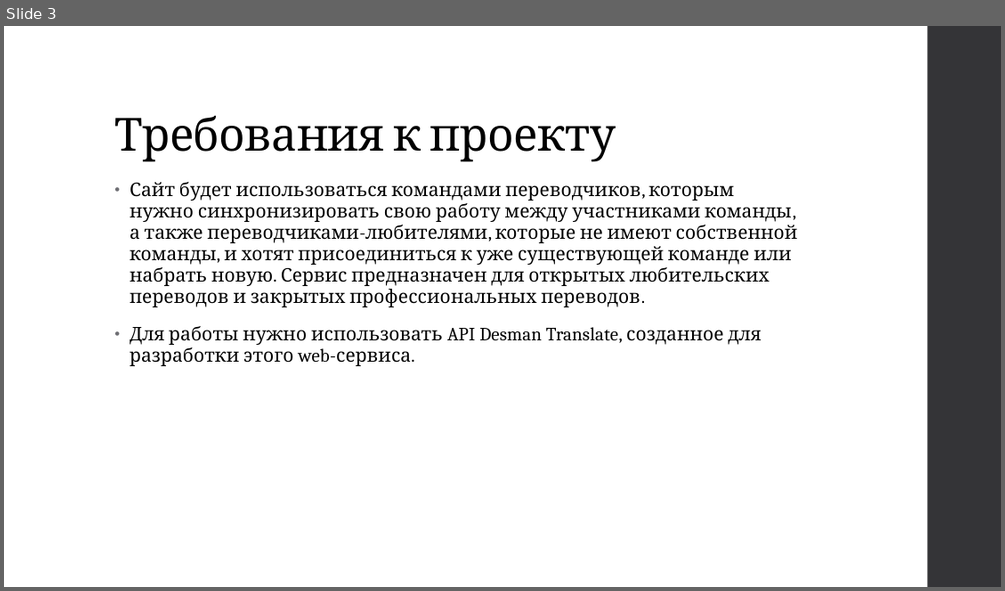
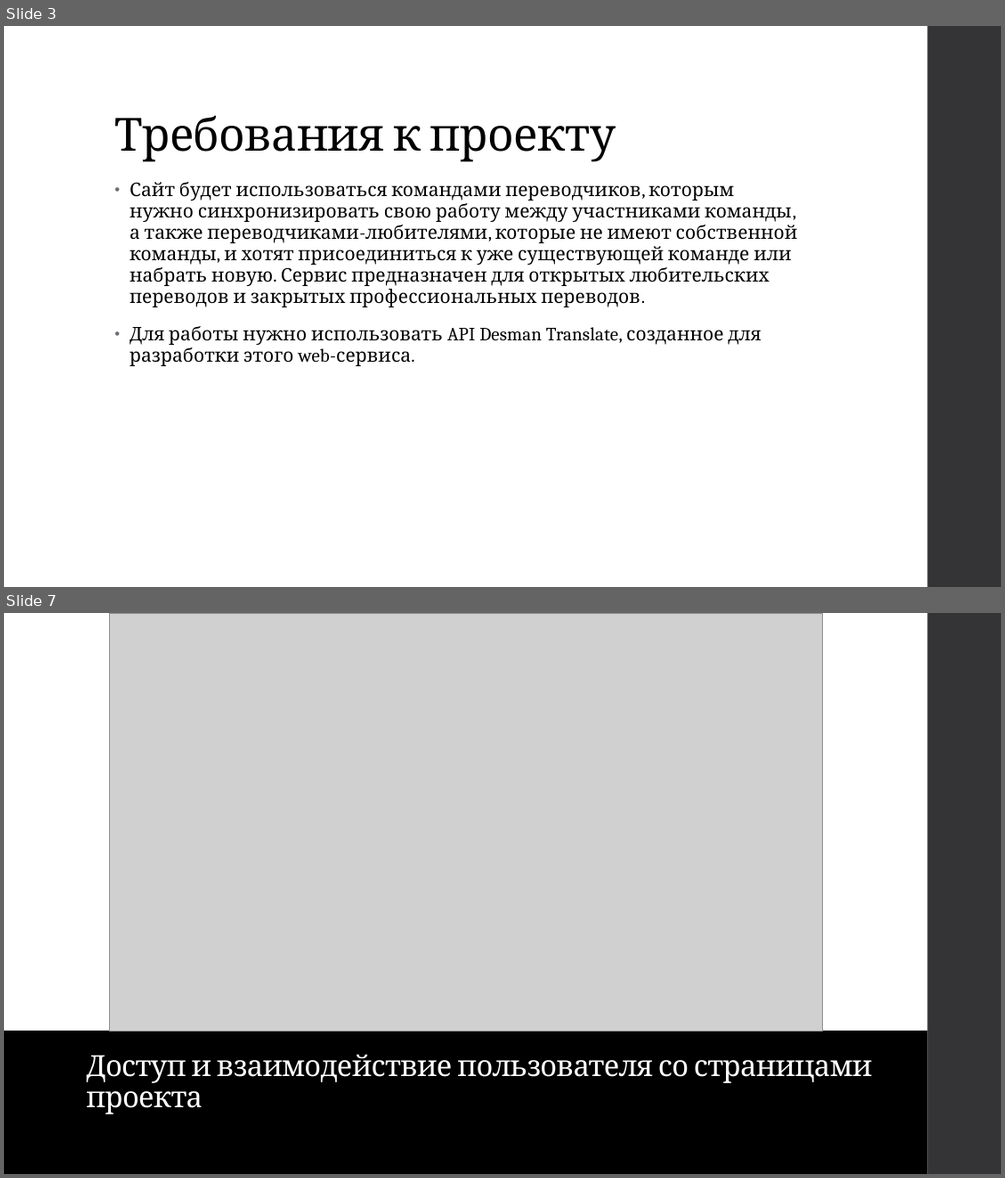
Before and after one commit to ipaingo/study, a slide deck: вебы/презентация/Веб-сервис для коллективных переводов.pptx. Shown one above the other, each under a label of ours: slide 3 before the commit, slides 3 and 7 after it; the slides between them are not shown. The pictures are 1005x591 and 1005x1178 pixels, drawn with LibreOffice and Linux fonts; fonts in the diff are those of the drawing; grey boxes stand for pictures. Boxes give left, top, right and bottom in pixels: in the first picture for what was removed or moved away, otherwise in the second. Text is boxed around its words. In the diff, an @@ line names an element or a change of style, - is before the commit and + after.

```diff
--- a/вебы/презентация/Веб-сервис для коллективных переводов.pptx
+++ b/вебы/презентация/Веб-сервис для коллективных переводов.pptx
@@ slide 7 added at box(4, 613, 1001, 1174), background #FFFFFF; not listed: 1 template element that a slide beside it also shows @@
@@ picture added at box(109, 614, 823, 1031) @@
@@ rectangle added at box(4, 1030, 928, 1174), fill #000000 @@
@@ title added at box(86, 1054, 872, 1114), 28 pt, text #FFFFFF @@
+Доступ и взаимодействие пользователя со страницами проекта
```
Also in this commit, not shown: 5 slides changed, 15 other slides added, 4 slides removed.
